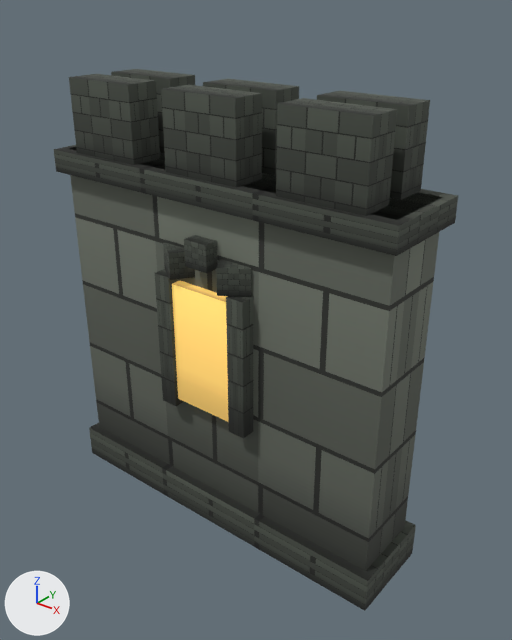
Renders of the glTF model products/castle_kit_grimforge_v1/models_gltf/wall_window.gltf from each side of a commit.
Camera for both pictures: a camera (50 mm lens) standing at (1.105, -1.29, 1.42) and looking at (0.06, 0.016, 0.611). Arrows for +X, +Y and +Z are at lower left; the lights stay in place. The picture after the commit comes second. Where no turn or scale is listed for an object, it has been applied to the vertices. Vertices at exactly the same position are counted once.

Names of what the first picture shows: 'wall_window'.
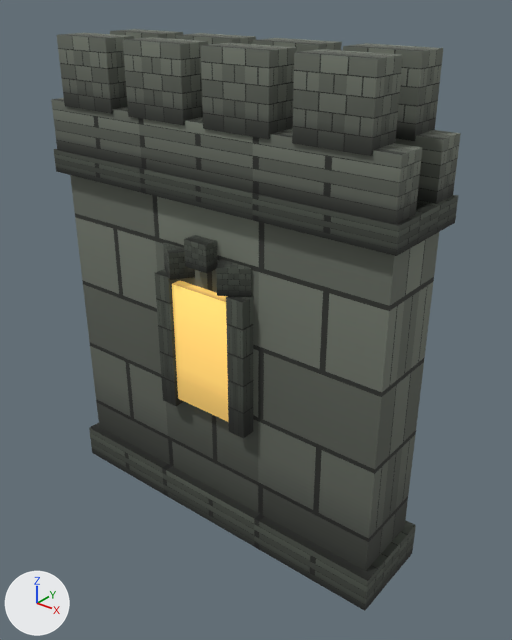
Scene script edits in JSON lines:
```json
{"block": "me_cube_020", "where": "# used by ob_wall_window; location = (0.0, -0.011, 0.0)"}
{"op": "remove", "block": "me_cube_020", "code": "me_cube_020.from_pydata(...)  # 120 vertices, 180 faces; spans x -0.52..0.52, y -0.141..0.141, z 0.0..1.19"}
{"op": "add", "block": "me_cube_020", "code": "me_cube_020.from_pydata(...)  # 152 vertices, 228 faces; spans x -0.52..0.52, y -0.141..0.141, z 0.0..1.29"}
{"block": "me_cube_020", "change": "me_cube_020 part 1: a new loose piece, a box spanning x -0.45..-0.27, y -0.119..-0.029, z 1.12..1.29, in mat_kit_atlas_mat"}
{"block": "me_cube_020", "change": "me_cube_020 part 2: a new loose piece, a box spanning x -0.21..-0.03, y -0.119..-0.029, z 1.12..1.29, in mat_kit_atlas_mat"}
{"block": "me_cube_020", "change": "me_cube_020 part 3: a new loose piece, a box spanning x 0.03..0.21, y -0.119..-0.029, z 1.12..1.29, in mat_kit_atlas_mat"}
{"block": "me_cube_020", "change": "me_cube_020 part 4: a new loose piece, a box spanning x 0.27..0.45, y -0.119..-0.029, z 1.12..1.29, in mat_kit_atlas_mat"}
{"block": "me_cube_020", "change": "me_cube_020 part 5: a new loose piece, a box spanning x -0.45..-0.27, y 0.051..0.141, z 1.12..1.29, in mat_kit_atlas_mat"}
{"block": "me_cube_020", "change": "me_cube_020 part 6: a new loose piece, a box spanning x -0.21..-0.03, y 0.051..0.141, z 1.12..1.29, in mat_kit_atlas_mat"}
{"block": "me_cube_020", "change": "me_cube_020 part 7: a new loose piece, a box spanning x 0.03..0.21, y 0.051..0.141, z 1.12..1.29, in mat_kit_atlas_mat"}
{"block": "me_cube_020", "change": "me_cube_020 part 8: a new loose piece, a box spanning x 0.27..0.45, y 0.051..0.141, z 1.12..1.29, in mat_kit_atlas_mat"}
{"block": "me_cube_020", "change": "me_cube_020 part 9: the loose piece of 8 vertices spanning x -0.11..0.11, y -0.104..-0.014, z 0.97..1.19 is deleted"}
{"block": "me_cube_020", "change": "me_cube_020 part 10: the loose piece of 8 vertices spanning x 0.22..0.44, y -0.104..-0.014, z 0.97..1.19 is deleted"}
{"block": "me_cube_020", "change": "me_cube_020 part 11: the loose piece of 8 vertices spanning x -0.44..-0.22, y 0.036..0.126, z 0.97..1.19 is deleted"}
{"block": "me_cube_020", "change": "me_cube_020 part 12: the loose piece of 8 vertices spanning x -0.11..0.11, y 0.036..0.126, z 0.97..1.19 is deleted"}
{"block": "me_cube_020", "change": "me_cube_020 part 13"}
{"block": "me_cube_020", "change": "8 vertices are removed from x -0.22..0.22, y -0.104..0.126, z 0.97..1.19"}
{"block": "me_cube_020", "change": "20 faces are deleted"}
{"block": "me_cube_020", "change": "8 vertices move from x -0.44..0.44, y -0.104..0.126, z 0.97..1.19 to x -0.51..0.51, y -0.114..0.136, z 1.0..1.13"}
{"block": "me_cube_020", "change": "8 vertices are added at x -0.51..0.51, y -0.114..0.136, z 1.0..1.13"}
{"block": "me_cube_020", "change": "20 new faces join them"}
{"block": "me_cube_020", "change": "me_cube_020 part 14: 4 kept faces spanning x -0.51..0.51, y -0.114..0.136, z 1.0..1.13 get new texture (UV) coordinates"}
```

Changed parts and their boxes (x1, y1, x2, y2) in the pictures (512 x 640 px; the box of a moved part takes in the faces that stretch with it):
```json
{"object": "wall_window", "change": "reshaped", "before": [53, 69, 458, 611], "after": [51, 29, 461, 611], "on screen": "7% taller"}
{"part": 1, "of": "me_cube_020", "change": "added", "after": [57, 33, 134, 114]}
{"part": 2, "of": "me_cube_020", "change": "added", "after": [123, 37, 208, 125]}
{"part": 3, "of": "me_cube_020", "change": "added", "after": [201, 43, 296, 139]}
{"part": 4, "of": "me_cube_020", "change": "added", "after": [292, 49, 403, 156]}
{"part": 5, "of": "me_cube_020", "change": "added", "after": [110, 29, 183, 39]}
{"part": 6, "of": "me_cube_020", "change": "added", "after": [175, 33, 256, 45]}
{"part": 7, "of": "me_cube_020", "change": "added", "after": [252, 38, 342, 52]}
{"part": 8, "of": "me_cube_020", "change": "added", "after": [343, 43, 443, 141]}
{"part": 9, "of": "me_cube_020", "change": "deleted", "before": [161, 85, 262, 187]}
{"part": 10, "of": "me_cube_020", "change": "deleted", "before": [276, 98, 397, 216]}
{"part": 11, "of": "me_cube_020", "change": "deleted", "before": [111, 69, 195, 153]}
{"part": 12, "of": "me_cube_020", "change": "deleted", "before": [203, 79, 299, 175]}
{"part": 13, "of": "me_cube_020", "change": "moved or reshaped", "before": [69, 74, 429, 200], "after": [51, 98, 460, 224]}
{"part": 14, "of": "me_cube_020", "change": "surface changed", "before": [401, 100, 430, 200], "after": [436, 133, 461, 204]}
```
